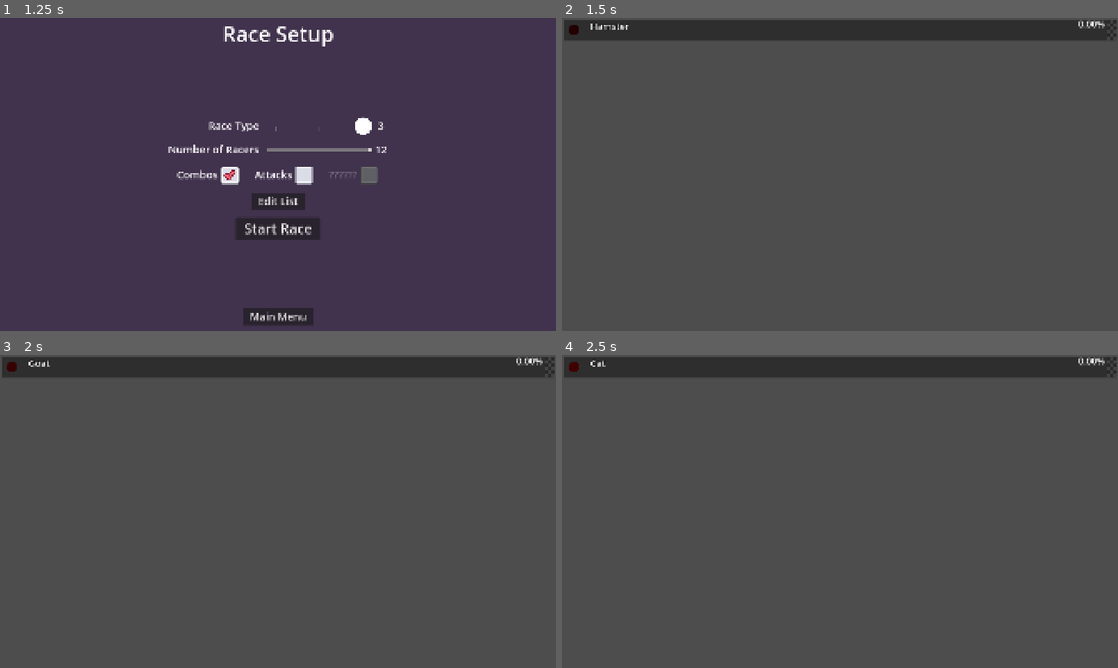
Above: before the commit, frames 1-4 (two rows, left to right).
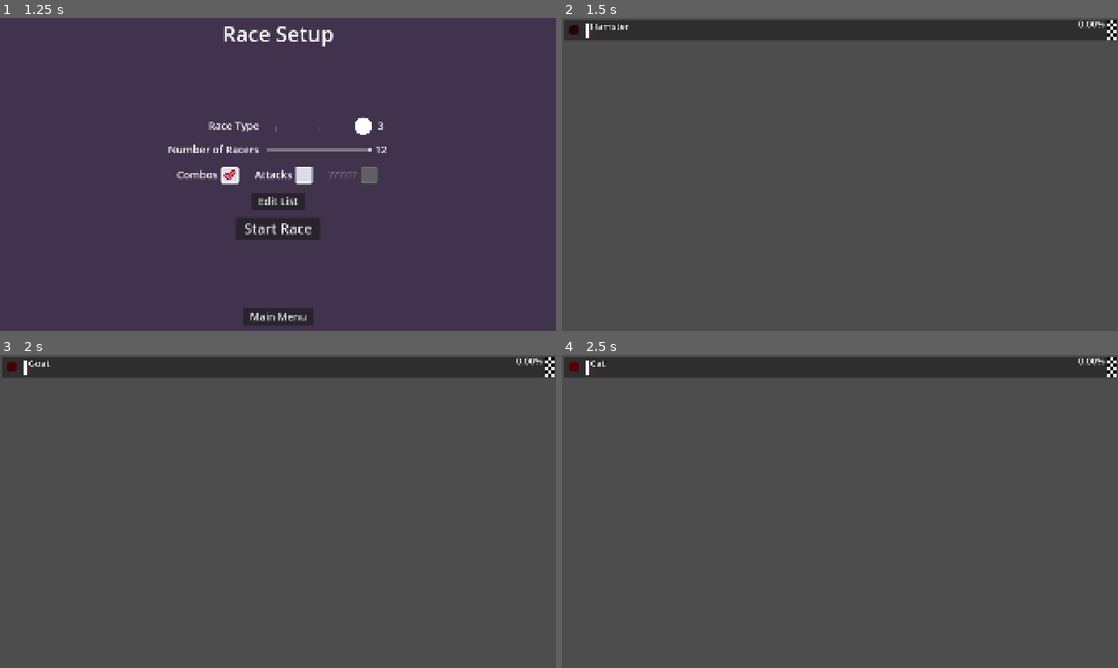
Above: after the commit, the same moments.

Repository: TheGoldenWombat/GoatPicker
Game: Godot game, scene res://hud/menu_controller.tscn
The game is run twice, just before and just after one commit, with the same random seed, the same clock (stepped at 60 frames per second) and the same inputs. Sound files missing from this copy of the repository are replaced by a short silence.
Inputs:
- Up to frame 1 (1.25 s): click "Setup Race" at 0.5 s
- Up to frame 2 (1.5 s): click "Start Race" at 1.25 s
- Up to frame 3 (2 s): no input
- Up to frame 4 (2.5 s): no input

Frame 1 is identical in both runs. In frame 2, 0.2% of the frame differs, in the area x 4-100%, y 0-8%; in frame 3, 0.2%; in frame 4, 0.2%.

Commit message:
Updated missile behavior + graphics and added debug flags

Diff:
--- a/combo_controller.gd
+++ b/combo_controller.gd
@@ -32,6 +32,9 @@
 const ALERT_ROTATE_MIN: int = -10
 const ALERT_ROTATE_MAX: int = 25
 
+@export_group("Debug")
+@export var debug: bool = false
+@export var debug_min_combo: int = 3
 
 ################################################################################
 # --------------------------------- FUNCTIONS -------------------------------- #
@@ -65,11 +68,13 @@
 
 func reset_combo() -> void:
 	current_combo = 0
+	if debug: current_combo = debug_min_combo
 	combo_counter.hide()
 
 
 func combo_breaker() -> void:
 	current_combo = 0
+	if debug: current_combo = debug_min_combo
 	combo_counter.hide()
 	spawn_combo_breaker_alert()
 
@@ -111,6 +116,7 @@
 
 # Called when the node enters the scene tree for the first time.
 func _ready() -> void:
+	if debug: current_combo = 3
 	init_combo_controller()
 	combo_counter.pivot_offset = combo_counter.size / 2 # Center text pivot
 
--- a/hud/race_scene.gd
+++ b/hud/race_scene.gd
@@ -42,7 +42,8 @@
 var racing: bool = false
 var medal_delay: bool = true
 
-var debug: bool = false
+@export_group("Debug")
+@export var debug: bool = false
 
 # TOGGLES
 var combos_enabled: bool = false
@@ -138,25 +139,33 @@
 
 		racer.race_end.connect(on_race_end)
 
-		racer.randomizing_choice = true
 		racers_container.add_child(racer)
-		sfx_reel_spin.play(randf_range(0.0,6.0))
-		#await get_tree().create_timer(0.1).timeout # For debugging
-		var timer_length: float = 1.5 / original_time_scale
-		if debug == true: timer_length = 0.3
-		await get_tree().create_timer(timer_length).timeout
-		sfx_reel_spin.stop()
-		sfx_reel_stop.play()
-		racer.randomizing_choice = false
+
+		if !debug:
+			racer.randomizing_choice = true
+			sfx_reel_spin.play(randf_range(0.0,6.0))
+			var timer_length: float = 1.5 / original_time_scale
+			await get_tree().create_timer(timer_length).timeout
+			sfx_reel_spin.stop()
+			sfx_reel_stop.play()
+			racer.randomizing_choice = false
+		else:
+			#I'M NOT ENTIRELY SURE WHY THIS WORKS, BUT IT DOES
+			#IT WILL BREAK WITHOUT IT
+			#SOMETHING TO DO WITH MAX_LINE_LENGTH
+			await get_tree().create_timer(0.0).timeout
 
 		racer.choice = choices_array[i]
 		racer.init_racer()
 
-		await get_tree().create_timer(0.3).timeout
+		if !debug: await get_tree().create_timer(0.3).timeout
 
 
 func start_race() -> void:
-	await sfx_race_start_fanfare()
+	if !debug:
+		await sfx_race_start_fanfare()
+	else:
+		sfx_gunshot.play()
 	race_music.play()
 	racing = true
 	get_tree().call_group("racers", "start_race")
@@ -294,6 +303,7 @@
 	get_tree().call_group("projectiles", "remove_projectile")
 	print("race_end signal relayed")
 	sfx_race_end()
+	leaderboard_label.text = get_leaderboard_text()
 	pause_button.hide()
 
 
--- a/projectile.gd
+++ b/projectile.gd
@@ -7,10 +7,14 @@
 var target_racer: Racer
 var target: Area2D
 
-var max_speed: float = 300.00
-var boost_multiplier: float = 4.0
+var max_speed: float = 500.00
+var boost_multiplier: float = 5.0
 var current_speed: float
-var drag_factor: float = 0.11
+
+const LAUNCH_DRAG_FACTOR: float = 0.01
+const CRUISING_DRAG_FACTOR: float = 0.25
+var current_drag_factor: float
+
 var current_velocity: Vector2 = Vector2.ZERO
 
 var projectile_type: int
@@ -41,18 +45,26 @@
 func _ready() -> void:
 	current_speed = max_speed * boost_multiplier # Initial boost
 	current_velocity = current_speed * Vector2.RIGHT.rotated(rotation)
+	current_drag_factor = LAUNCH_DRAG_FACTOR
 
 # Called every frame. 'delta' is the elapsed time since the previous frame.
 func _physics_process(delta: float) -> void:
-	# Lerp down initial speed boost
-	if current_speed > max_speed:
-		current_speed = lerp(current_speed, max_speed, 0.7)
 
 	# Move projectile toward target
-	var direction: Vector2 = global_position.direction_to(target.global_position)
-	var desired_velocity: Vector2 = direction * current_speed
-	var change: Vector2 = (desired_velocity - current_velocity) * drag_factor
-	current_velocity += change
+	if current_speed > max_speed:
+		var deceleration: float = max_speed * delta * boost_multiplier / 2.5
+		current_speed -= deceleration
+
+	if current_speed <= max_speed * (boost_multiplier * 0.66):
+		if current_drag_factor <= CRUISING_DRAG_FACTOR:
+			current_drag_factor = lerp(current_drag_factor, CRUISING_DRAG_FACTOR, 0.005)
+			print(current_drag_factor)
+		var direction: Vector2 = global_position.direction_to(target.global_position)
+		var desired_velocity: Vector2 = direction * current_speed
+		var change: Vector2 = (desired_velocity - current_velocity) * current_drag_factor
+		current_velocity += change
+	else:
+		current_velocity = Vector2.RIGHT * current_speed
 	position += current_velocity * delta
 	look_at(global_position + current_velocity)
 
--- a/projectile.tscn
+++ b/projectile.tscn
@@ -1,7 +1,8 @@
-[gd_scene load_steps=4 format=3 uid="uid://bt6vihwuvkw1n"]
+[gd_scene load_steps=5 format=3 uid="uid://bt6vihwuvkw1n"]
 
 [ext_resource type="Texture2D" uid="uid://c0qt68x0egtvo" path="res://circle_mask.png" id="1_a85iw"]
 [ext_resource type="Script" uid="uid://dbhn1fd0bpqfu" path="res://projectile.gd" id="1_qxf0c"]
+[ext_resource type="Texture2D" uid="uid://2hee7pw7ck2n" path="res://images/missile/missile.png" id="3_dgwo2"]
 
 [sub_resource type="CircleShape2D" id="CircleShape2D_qxf0c"]
 radius = 4.0
@@ -13,6 +14,7 @@
 projectile_body = NodePath("ColorRect")
 
 [node name="ColorRect" type="ColorRect" parent="."]
+visible = false
 anchors_preset = 6
 anchor_left = 1.0
 anchor_top = 0.5
@@ -25,6 +27,7 @@
 grow_vertical = 2
 
 [node name="TextureRect" type="TextureRect" parent="."]
+visible = false
 self_modulate = Color(1, 0.466667, 0, 1)
 anchors_preset = 8
 anchor_left = 0.5
@@ -46,4 +49,11 @@
 [node name="RayCast2D" type="RayCast2D" parent="."]
 target_position = Vector2(20, 0)
 
+[node name="Missile" type="Sprite2D" parent="."]
+texture_filter = 1
+position = Vector2(-72, -1)
+rotation = 3.14159
+scale = Vector2(0.25, 0.25)
+texture = ExtResource("3_dgwo2")
+
 [connection signal="area_entered" from="." to="." method="_on_area_entered"]
--- a/racer.gd
+++ b/racer.gd
@@ -101,7 +101,7 @@
 @onready var choices_array: Array = get_choices_array(list_path)
 
 var line_max_length: float
-var choice: String = "Default"
+var choice: String = ""
 var previous_roll: int
 var current_roll: int = 0
 var current_progress: float = 0.0
@@ -130,12 +130,12 @@
 
 
 func set_line_max_length() -> void:
-	line_max_length = finishline.position.x - line.position.x
+	line_max_length = finishline.global_position.x - line.global_position.x
 
 
 func init_racer() -> void:
 	end_race()
-	roll_timer_meter.update_meter(0.0)
+	roll_timer_meter.update_meter(1.0)
 	reset_current_progress()
 	update_finishline()
 	reset_line()
@@ -189,13 +189,13 @@
 func spawn_projectiles(number_of_projectiles: int) -> void:
 	for i: int in number_of_projectiles:
 		print("attack from:" + str(choice))
-		await get_tree().create_timer(0.25).timeout
+		await get_tree().create_timer(0.4).timeout
 		var target_array: Array[Racer] = get_target_array()
 		if !target_array.is_empty() && racing:
 			var projectile: Projectile = projectile_scene.instantiate()
 			projectile.init_projectile(target_array.pick_random())
 			projectile.position = roll_indicator.position
-			projectile.rotation_degrees = randi_range(-80, 80)
+			projectile.rotation_degrees = randi_range(-10, 10)
 			add_child(projectile)
 
 func get_racer_array() -> Array[Node]:
@@ -339,6 +339,7 @@
 	racing = true
 	#current_progress_label.show()
 	reset_line()
+	roll_timer.paused = false
 	randomize_roll_timer_wait()
 	roll_timer.start()
 	update_current_roll()
@@ -346,10 +347,11 @@
 
 func check_for_winner() -> void:
 	if current_progress >= 100.0:
+		emit_signal("race_end", choice)
+		get_tree().call_group("racers", "end_race")
+		print ("race_end signal fired")
 		current_progress = 100.0
-		emit_signal("race_end", choice)
-		print ("race_end signal fired")
-		get_tree().call_group("racers", "end_race")
+		update_current_progress_label()
 
 
 func apply_projectile_effect(projectile_type: int) -> void:
@@ -378,9 +380,11 @@
 	current_roll_label.text = str(current_roll)
 	combo_controller.current_combo = 0
 	combo_controller.reset_combo()
+	roll_timer.stop()
+	#update_line()
 	target_crosshair.hide()
-	roll_timer.stop()
-	update_line()
+	await get_tree().create_timer(0.5).timeout
+	target_crosshair.hide()
 
 
 ################################################################################
@@ -390,20 +394,20 @@
 # Called when the node enters the scene tree for the first time.
 func _ready() -> void:
 	#resize_racer()
-	init_racer()
+	#init_racer()
 	update_line()
 
 
 # Called every frame. 'delta' is the elapsed time since the previous frame.
 func _process(delta: float) -> void:
 	if racing:
-		check_for_winner()
 		update_current_progress(delta)
 		update_roll_timer_text()
 		update_roll_timer_meter()
 		update_medal()
 		update_line()
 		update_finishline()
+		check_for_winner()
 	if randomizing_choice:
 		if reel_timer <= 0:
 			var new_choice: String = choices_array.pick_random()
--- a/racer.tscn
+++ b/racer.tscn
@@ -162,6 +162,7 @@
 offset_right = -41.0
 offset_bottom = 37.0
 grow_horizontal = 0
+theme_override_constants/outline_size = 4
 theme_override_font_sizes/font_size = 32
 text = "0.00%"
 horizontal_alignment = 2
Binary file added: images/missile/fire/efecto_fuego_00000.png
Not shown, added: images/missile/fire/efecto_fuego_00000.png.import
Binary file added: images/missile/fire/efecto_fuego_00001.png
Not shown, added: images/missile/fire/efecto_fuego_00001.png.import
Binary file added: images/missile/fire/efecto_fuego_00002.png
Not shown, added: images/missile/fire/efecto_fuego_00002.png.import
Binary file added: images/missile/fire/efecto_fuego_00003.png
Not shown, added: images/missile/fire/efecto_fuego_00003.png.import
Binary file added: images/missile/fire/efecto_fuego_00004.png
Not shown, added: images/missile/fire/efecto_fuego_00004.png.import
Binary file added: images/missile/fire/efecto_fuego_00005.png
Not shown, added: images/missile/fire/efecto_fuego_00005.png.import
(and 90 more such lines)
